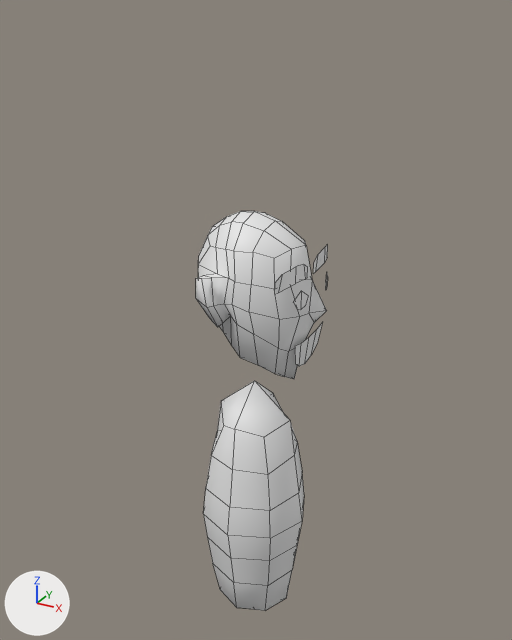
Renders of the Blender file Assets/Blenders/Pawn.blend from each side of a commit.
One viewpoint serves both versions: a camera (50 mm lens) standing at (5.22, -9.45, 11.52) and looking at (-0.13, 0.28, 6.65). The lights are fixed; the arrows at lower left show +X, +Y and +Z. Mesh edges are drawn as thin lines.

Names of what the first picture shows: 'Pawn'.
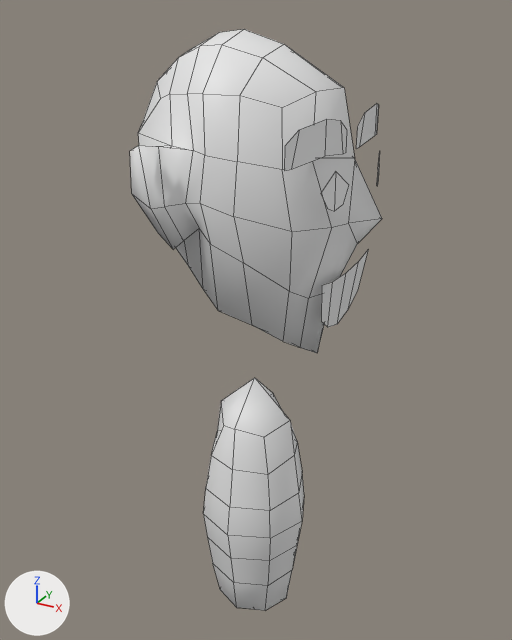
Commit message: Fixed pawn still having mirror modifier on

The edits, one by one:
me_pawn is used by ob_pawn; location (0.0, 0.0, 0.0).
Verts and faces of me_pawn; kept vertices keep their numbers, new ones are numbered from 139.
me_pawn had 139 vertices, 106 faces and spanned x -0.98..1.28, y 0.0..1.14, z 0.42..8.63.
me_pawn now has 241 vertices, 212 faces and spans x -1.86..2.07, y -1.99..1.99, z 0.42..11.25.
me_pawn part 1: the loose piece of 10 vertices spanning x 0.86..0.98, y 0.11..0.94, z 7.74..8.05 is scaled about its middle by 1.74, then moved by (0.52, 0.39, 2.07).
me_pawn part 2: the loose piece of 6 vertices spanning x 1.01..1.1, y 0.33..0.63, z 7.37..7.67 is scaled about its middle by 1.74, then moved by (0.62, 0.35, 1.79).
me_pawn part 3: the loose piece of 10 vertices spanning x 0.86..0.98, y 0.11..0.94, z 7.74..8.05 is copied, and the copy is scaled about its middle by (1.74, -1.74, 1.74), then moved by (0.52, -1.44, 2.07); it spans x 1.33..1.55, y -1.64..-0.19, z 9.7..10.24.
me_pawn part 4: the loose piece of 6 vertices spanning x 1.01..1.1, y 0.33..0.63, z 7.37..7.67 is copied, and the copy is scaled about its middle by (1.74, -1.74, 1.74), then moved by (0.62, -1.32, 1.79); it spans x 1.59..1.76, y -1.1..-0.57, z 9.04..9.58.
me_pawn part 5: a new loose piece of 141 vertices spanning x -1.86..2.07, y -1.99..1.99, z 6.45..11.25.
me_pawn part 6: the loose piece of 80 vertices spanning x -0.98..1.28, y 0.0..1.14, z 5.87..8.63 is deleted.
me_pawn part 7: the loose piece of 6 vertices spanning x 0.94..1.0, y 0.0..0.53, z 6.2..6.77 is deleted.
Part 8, on me_pawn:
1 vertex is removed from x 0.0, y 0.0, z 5.65.
2 faces are deleted.
22 vertices are added at x -0.69..0.69, y -0.98..0.0, z 1.08..5.71.
30 new faces join them, mat_skin (white #e7e7e7).
Part 9, on me_pawn:
New vertex 139 is at (1.57, 0.91, 8.0), pixel (368, 249).
New vertex 140 is at (1.51, 0.72, 7.36), pixel (357, 289).
New vertex 141 is at (1.48, 0.4, 7.14), pixel (348, 309).
New vertex 142 is at (1.57, 0.52, 7.92), pixel (358, 261).
New vertex 165 is at (1.47, 0.0, 7.03), pixel (337, 324).
New vertex 166 is at (1.57, -0.91, 8.0), pixel (321, 285).
New vertex 167 is at (1.51, -0.72, 7.36), pixel (321, 321).
New vertex 168 is at (1.48, -0.4, 7.14), pixel (327, 327).
New vertex 169 is at (1.57, -0.52, 7.92), pixel (332, 281).
New vertex 170 is at (1.57, 0.0, 7.89), pixel (346, 272).
New faces: (139, 140, 141, 142), (141, 165, 170, 142), (166, 169, 168, 167), (165, 168, 169, 170) (mat_hair (white #e7e7e7)).
Object 'Pawn' (ob_pawn) loses its MIRROR modifier named 'Mirror'.
Modifier setting removed (it was use_axis = (False, True, False)).
Modifier setting removed (it was use_clip = True).

What differs and where, as boxes [x1, y1, x2, y2] in the pictures (512 x 640 px; the box of a moved part takes in the faces that stretch with it):
'Pawn', reshaped, modifiers changed (90% wider, 46% taller): before [196, 211, 328, 610]; after [130, 29, 382, 610]
part 1 of me_pawn, moved or reshaped: before [275, 245, 328, 294]; after [356, 104, 378, 148]
part 2 of me_pawn, moved or reshaped: before [293, 275, 328, 310]; after [376, 153, 380, 185]
part 3 of me_pawn, added: after [285, 119, 347, 170]
part 4 of me_pawn, added: after [321, 172, 349, 211]
part 5 of me_pawn, added: after [130, 29, 382, 353]
part 6 of me_pawn, deleted: before [196, 211, 327, 379]
part 7 of me_pawn, deleted: before [295, 323, 322, 366]
part 8 of me_pawn, built on: before [221, 381, 290, 437]; after [203, 378, 302, 610]
part 9 of me_pawn, added: after [321, 250, 368, 327]
